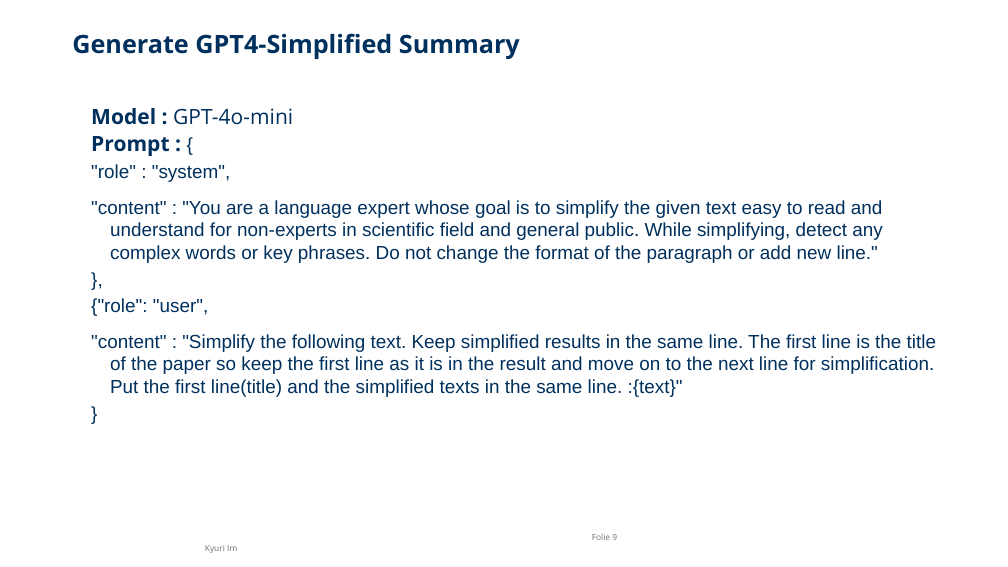
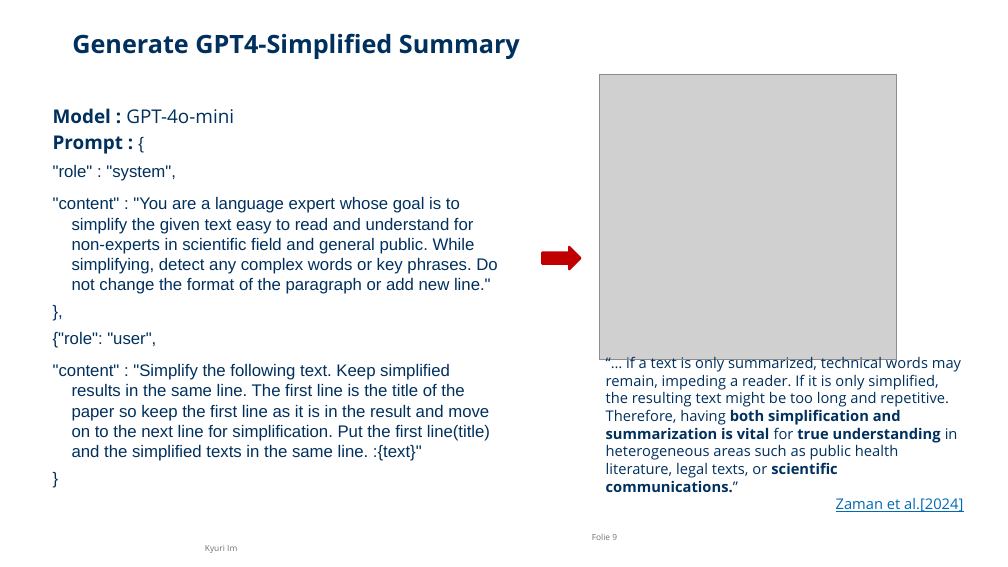
Before and after one commit to kim33/Scientific-Text-Simplification, a slide deck: slide 9 of 00. CMS-PRO Final Presentation.pptx. Drawn at 1008x567 pixels with LibreOffice and Linux fonts; fonts in the diff are those of the drawing; grey boxes stand for pictures; background and template pictures are left out. Boxes give left, top, right and bottom in pixels: in the first picture for what was removed or moved away, otherwise in the second. Text is boxed around its words. In the diff, an @@ line names an element or a change of style, - is before the commit and + after.

```diff
--- a/00. CMS-PRO Final Presentation.pptx
+++ b/00. CMS-PRO Final Presentation.pptx
@@ picture added at (599, 74, 897, 359) @@
@@ text "Model : GPT-4o-mini": place and size @@
-text "Model : GPT-4o-mini" at (91, 108, 936, 397)
+text "Model : GPT-4o-mini" at (53, 108, 497, 461)
@@ text "Model : GPT-4o-mini" at (53, 108, 497, 461): size 20 to 18 pt in "Model : GPT-4o-mini", "Prompt :"; size 18 to 16 pt @@
@@ right arrow added at (542, 247, 581, 269), fill #C00000, outline #C00000 2 pt @@
@@ text added at (606, 355, 963, 512), 14 pt, text #00305D @@
+“… if a text is only summarized, technical words may remain, impeding a reader. If it is only simplified, the resulting text might be too long and repetitive. Therefore, having both simplification and summarization is vital for true understanding in heterogeneous areas such as public health literature, legal texts, or scientific communications.”
+Zaman et al.[2024]
```
Also in this commit, not shown: 6 other slides changed, 1 other file.
